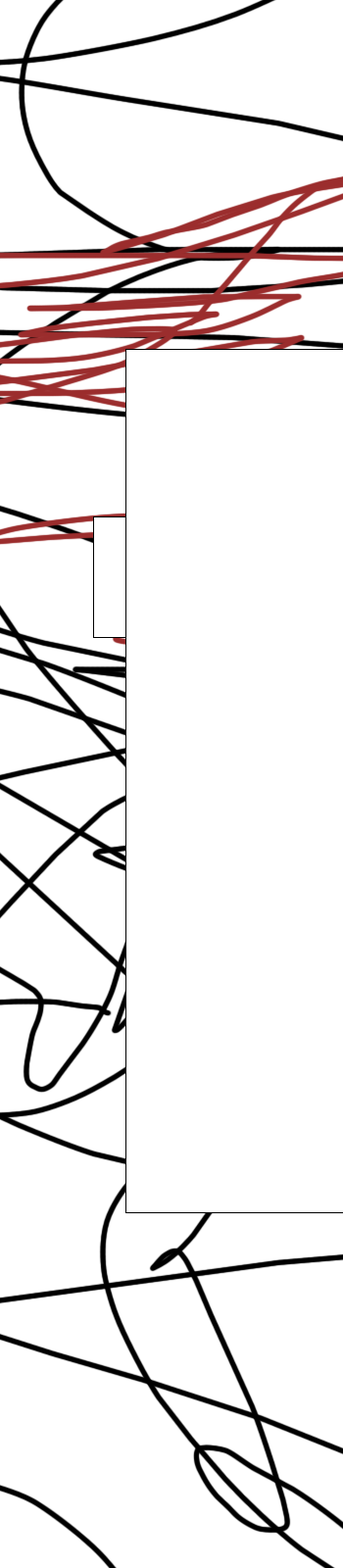
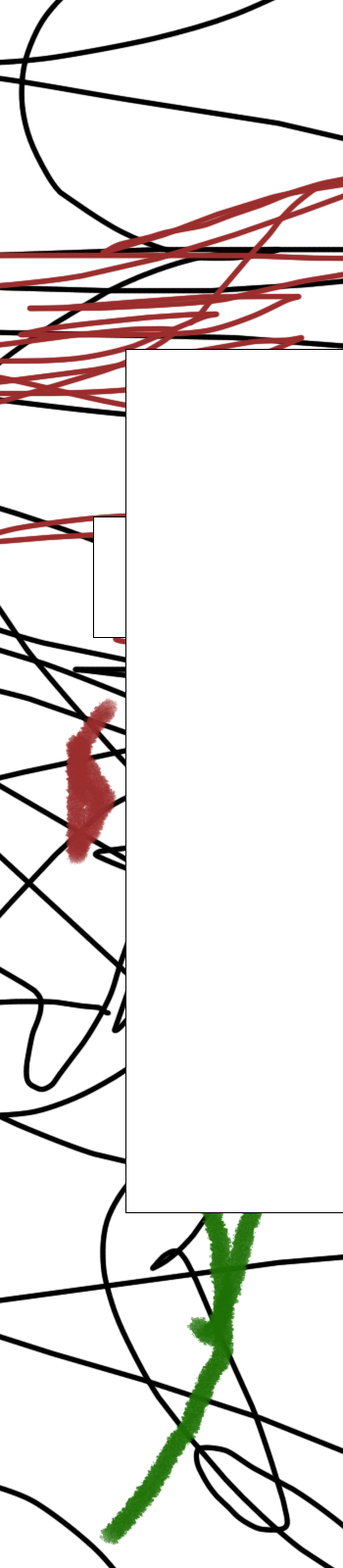
Two versions of the same layered image (343 x 1568). Layer-by-layer changes:
painted on "Background" over [63,696,264,1546]
